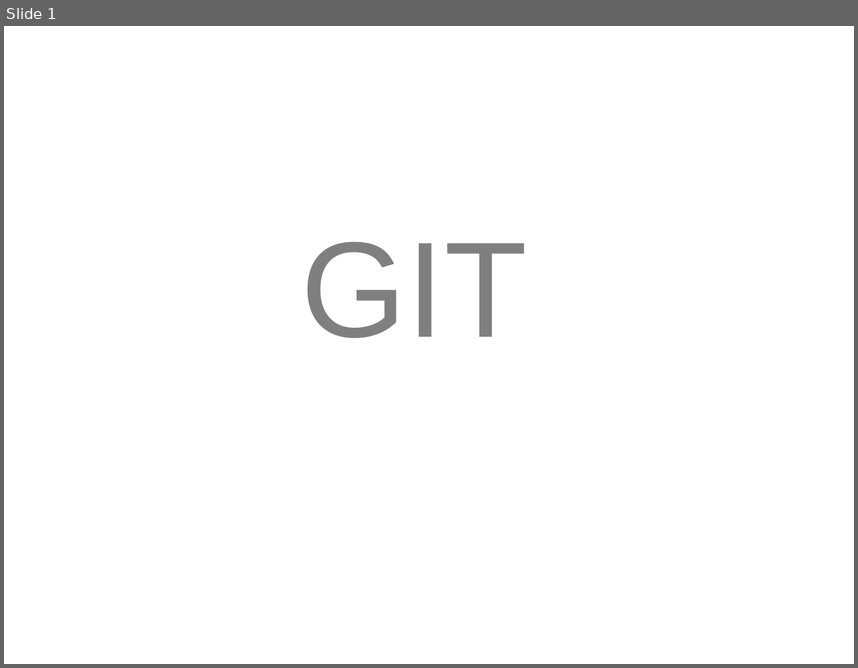
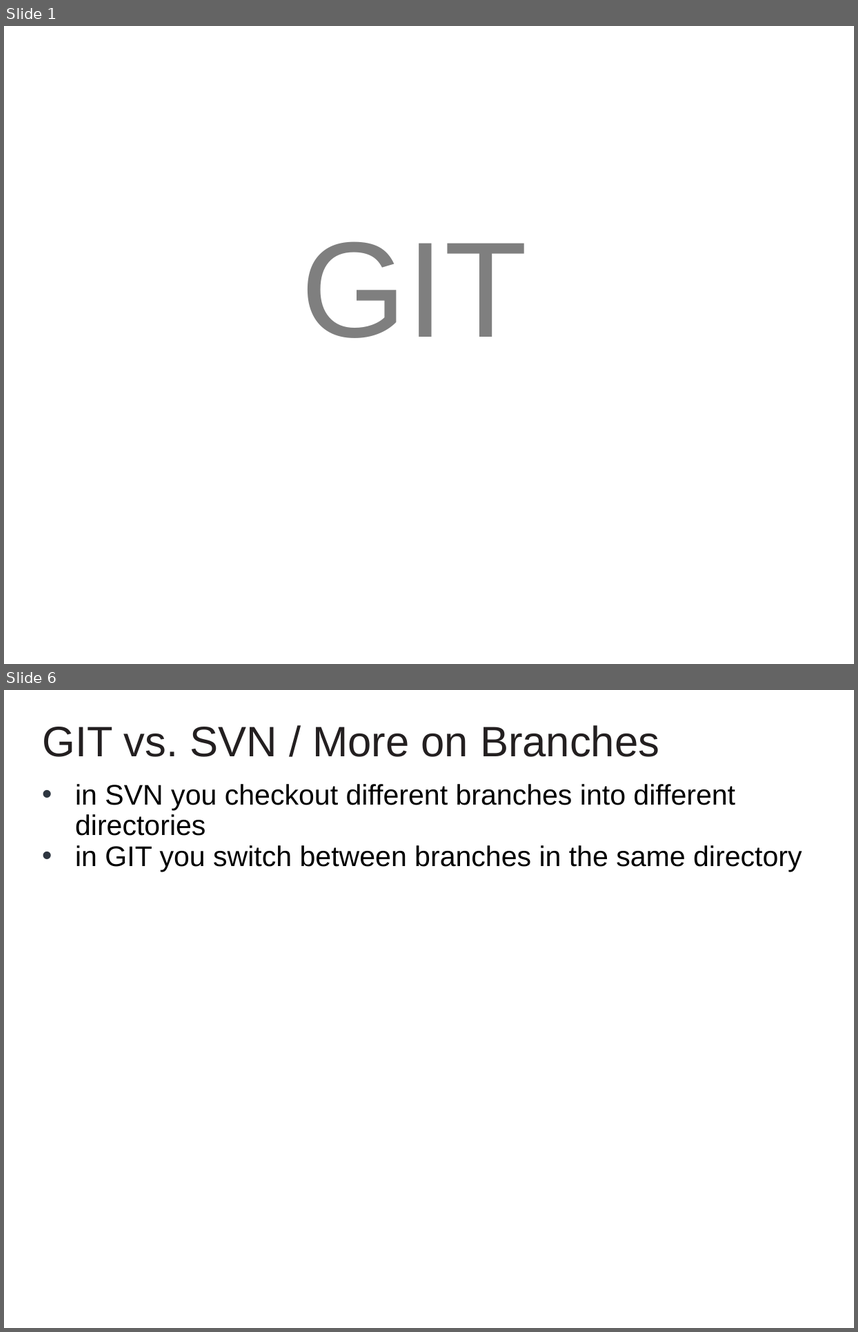
Before and after one commit to cvmocanu/git-presentation, a slide deck: GIT Presentation.pptx. Shown one above the other, each under a label of ours: slide 1 before the commit, slides 1 and 6 after it; the slides between them are not shown. The pictures are 858x668 and 858x1332 pixels, drawn with LibreOffice and Linux fonts; fonts in the diff are those of the drawing; background and template pictures are left out. Boxes give left, top, right and bottom in pixels: in the first picture for what was removed or moved away, otherwise in the second. Text is boxed around its words. In the diff, an @@ line names an element or a change of style, - is before the commit and + after.

```diff
--- a/GIT Presentation.pptx
+++ b/GIT Presentation.pptx
@@ slide 6 added at box(4, 690, 854, 1328), background #FFFFFF @@
@@ text added at box(42, 725, 660, 757), 36 pt, text #231F20 @@
+GIT vs. SVN / More on Branches
@@ text added at box(75, 784, 802, 871), 24 pt, text #000000 @@
+• in SVN you checkout different branches into different directories
+• in GIT you switch between branches in the same directory
```
Also in this commit, not shown: 4 slides changed, 9 other slides added, 8 other files.
